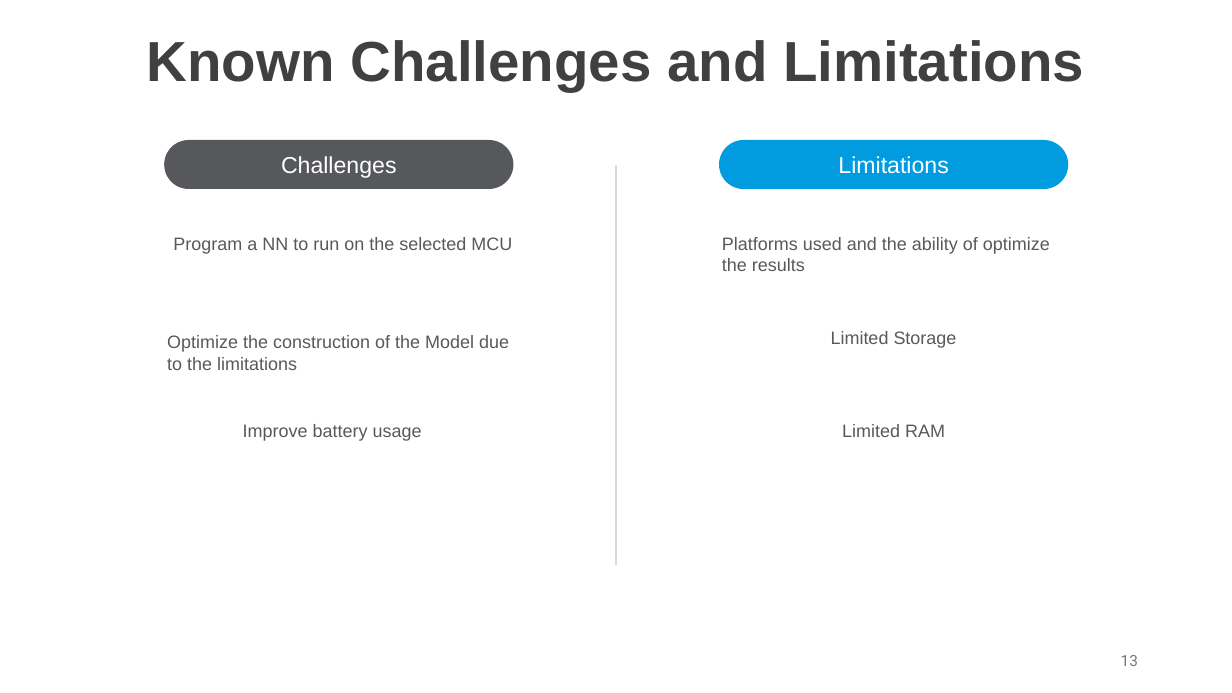
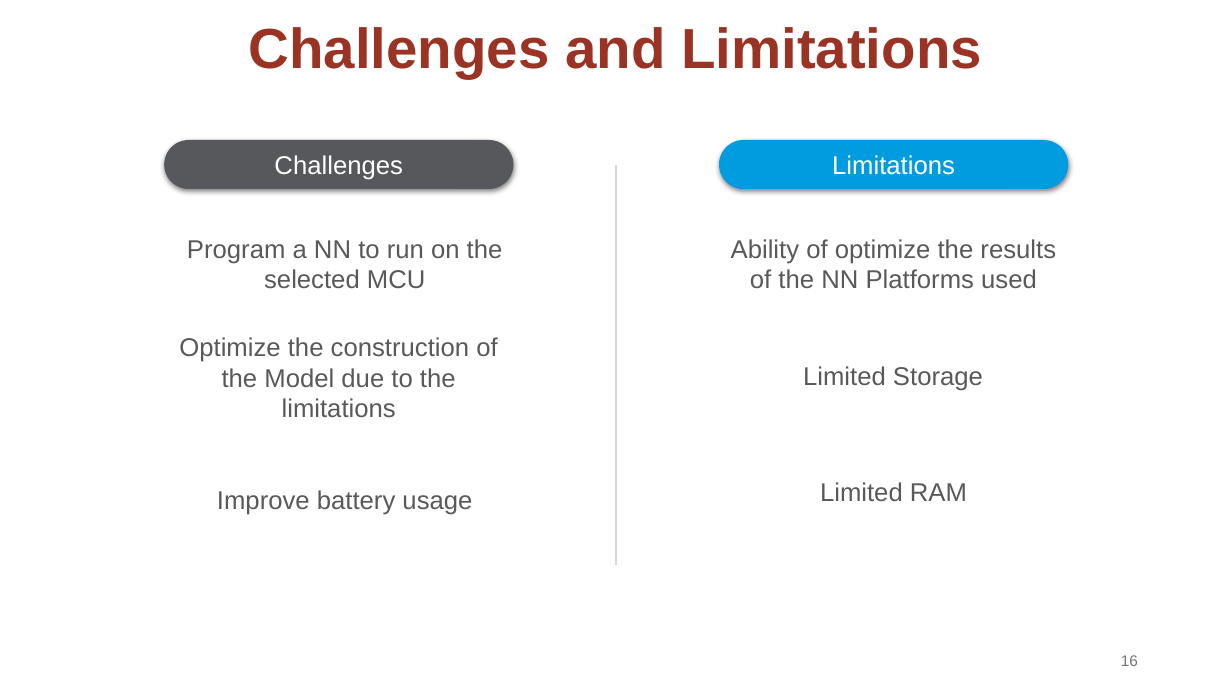
Before and after one commit to osduarte/TESE-MEIC-2324, a slide deck: slide 16 of Relatório intermédio/Apresentação intermédia da TESE_v3.pptx (slide 13 before the commit). Drawn at 1232x693 pixels with LibreOffice and Linux fonts; fonts in the diff are those of the drawing. Boxes give left, top, right and bottom in pixels: in the first picture for what was removed or moved away, otherwise in the second. Text is boxed around its words. In the diff, an @@ line names an element or a change of style, - is before the commit and + after.

```diff
--- a/Relatório intermédio/Apresentação intermédia da TESE_v3.pptx
+++ b/Relatório intermédio/Apresentação intermédia da TESE_v3.pptx
@@ title at (249,27,982,78): text changed; text colour #404040 to #9A3324 @@
-Known Challenges and Limitations
+Challenges and Limitations
@@ rounded rectangle "Challenges" at (165,140,514,189): size 18 to 20 pt; shadow on @@
@@ rounded rectangle "Limitations" at (719,140,1068,189): size 18 to 20 pt; shadow on @@
@@ text "Program a NN to run ..." at (187,239,503,288): size 14 to 20 pt; alignment left to centre @@
@@ text at (731,239,1056,288): text changed; size 14 to 20 pt @@
-Platforms used and the ability of optimize the results
+Ability of optimize the results of the NN Platforms used
@@ text "Optimize the construction of the ..." at (179,337,497,417): size 14 to 20 pt; alignment left to centre @@
@@ text "Limited Storage": place and size @@
-text "Limited Storage" at (831,331,957,348)
+text "Limited Storage" at (803,366,983,391)
@@ size 14 to 20 pt in 3 elements at (803,366,983,391), (820,482,967,501), (217,490,472,515) @@
@@ text "Improve battery usage": place and size @@
-text "Improve battery usage" at (243,424,422,441)
+text "Improve battery usage" at (217,490,472,515)
@@ text "Limited RAM": place and size @@
-text "Limited RAM" at (842,424,945,437)
+text "Limited RAM" at (820,482,967,501)
@@ page number at (1121,655,1138,666): text changed; font Roboto to Arial; text colour #797979 to #757575 @@
-13
+16
```
Also in this commit, not shown: 14 other slides changed, 4 slides added, 1 slide removed, 3 other files.
